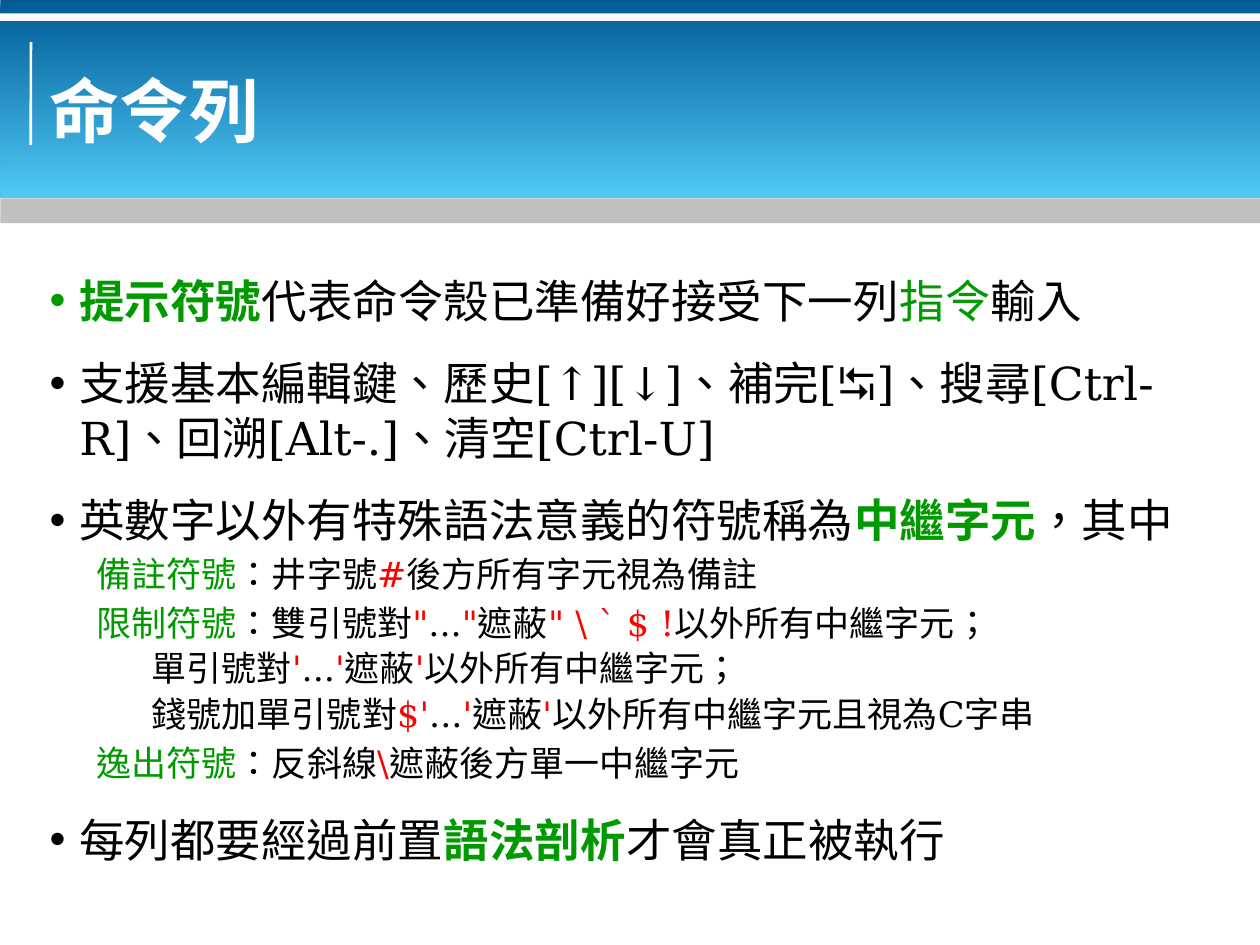
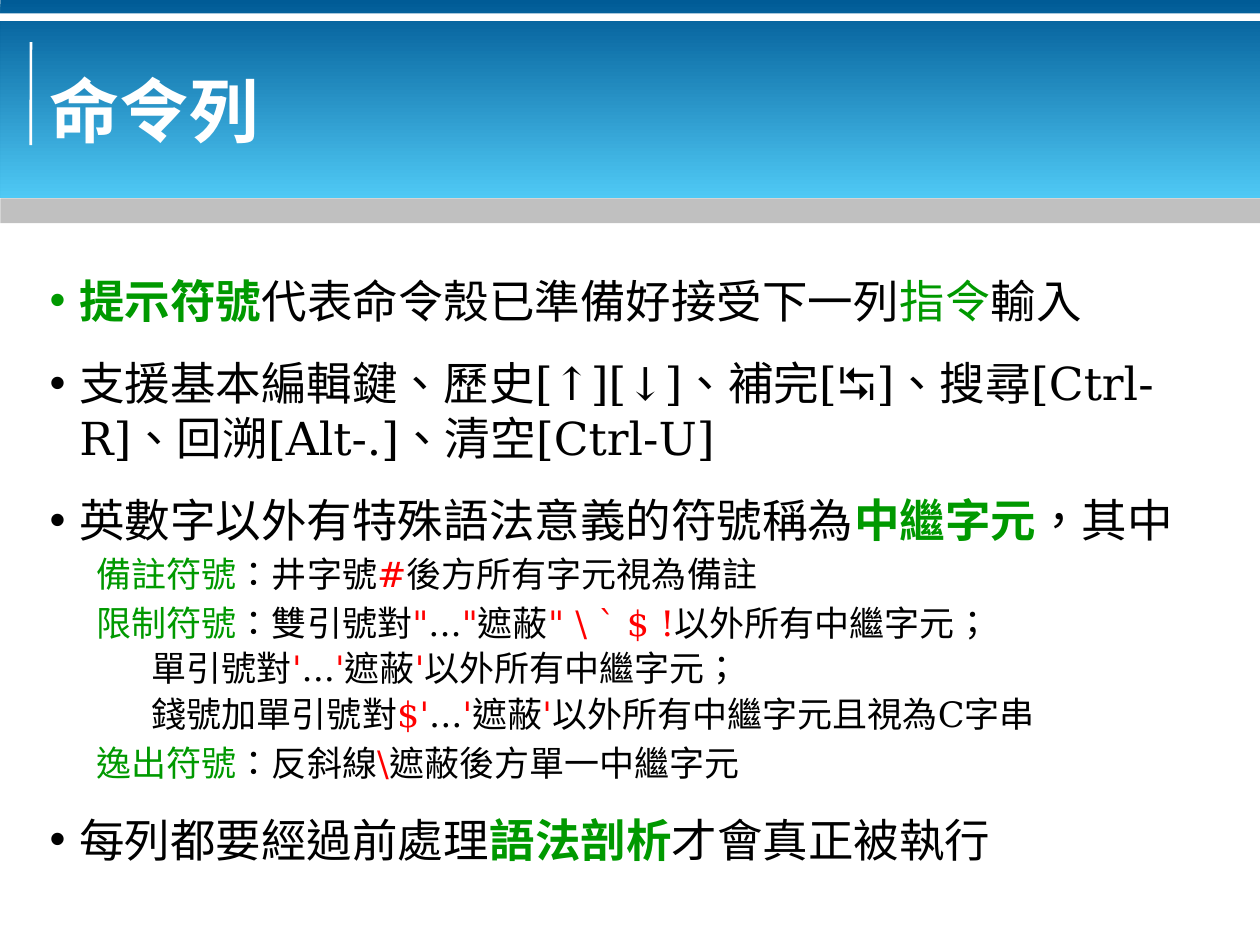
Before and after one commit to bluebat/.presentations, a slide deck: slide 6 of bash-basics.odp. Drawn at 1260x945 pixels with LibreOffice and Linux fonts; fonts in the diff are those of the drawing; background and template pictures are left out. Boxes give left, top, right and bottom in pixels: in the first picture for what was removed or moved away, otherwise in the second. Text is boxed around its words. In the diff, an @@ line names an element or a change of style, - is before the commit and + after.

```diff
--- a/bash-basics.odp
+++ b/bash-basics.odp
@@ text at (x1=79, y1=818, x2=990, y2=861): text changed @@
-• 每列都要經過前置語法剖析才會真正被執行
+• 每列都要經過前處理語法剖析才會真正被執行
```
Also in this commit, not shown: 4 other slides changed.
